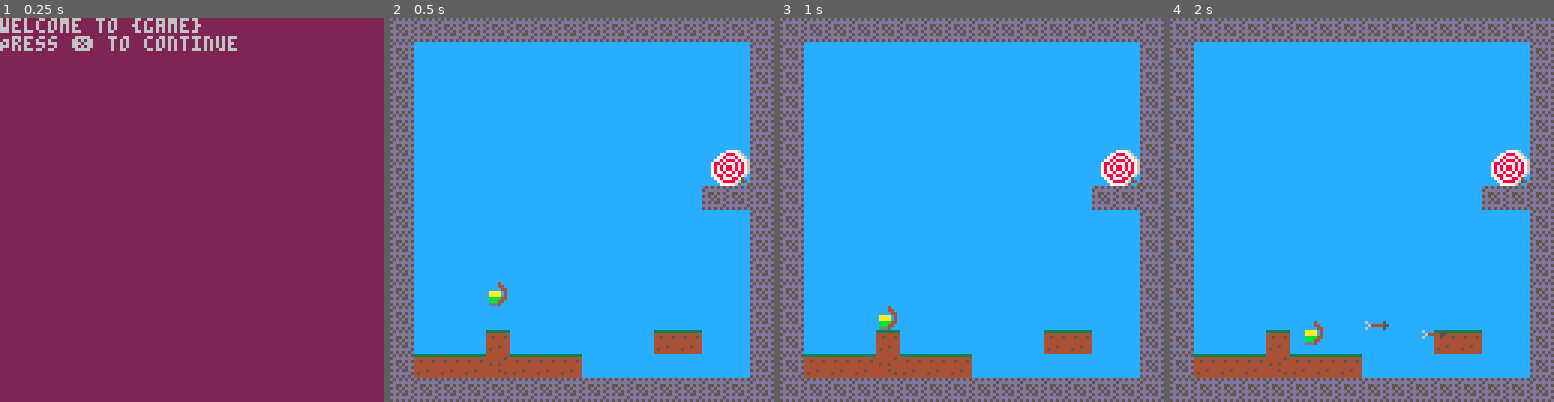
Above: before the commit, frames 1-4 (left to right).
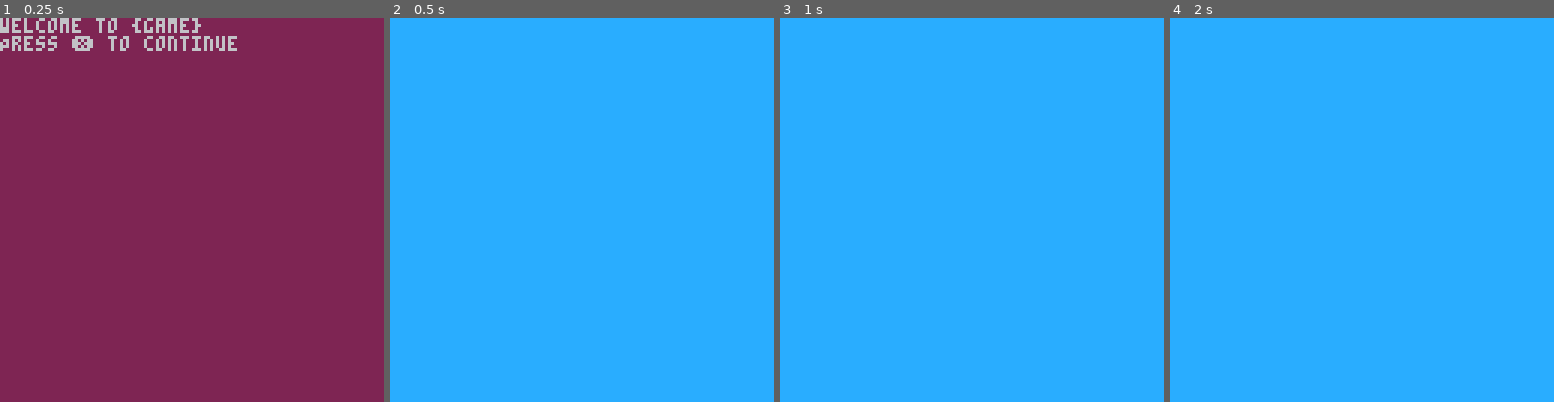
Above: after the commit, the same moments.

Repository: tupini07/games
Game: PICO-8 cartridge platformer/platformer.p8
The game is run twice, just before and just after one commit, with the same random seed, the same clock (stepped at 60 frames per second) and the same inputs.
Inputs:
- Up to frame 1 (0.25 s): no input
- Up to frame 2 (0.5 s): tap X (X key) at 0.33 s
- Up to frame 3 (1 s): tap O (Z key) at 0.7 s
- Up to frame 4 (2 s): tap X (X key) at 1.07, 1.85 s; hold Right from 1.6 s (still down); tap O (Z key) at 1.7 s

Frame 1 is identical in both runs. In frame 2, 29% of the frame differs, in the area x 0-100%, y 0-100%; in frame 3, 29%; in frame 4, 29%.

Commit message:
simple level win banner and logic

Diff:
--- a/platformer/platformer.p8
+++ b/platformer/platformer.p8
@@ -3,9 +3,22 @@
 __lua__
 package={loaded={},_c={}}
 package._c["managers/savefile"]=function()
+SAVE_DATA = {current_level = 1}
+
+local save_data_points = {current_level = 1}
+
+local function load_save_data()
+    SAVE_DATA.current_level = dget(save_data_points.current_level)
+end
+
 return {
-    init = function ()
+    init = function()
         cartdata("dadum_marksman")
+        load_save_data()
+    end,
+    load_save_data = load_save_data,
+    persist_save_data = function()
+        dset(save_data_points.current_level, SAVE_DATA.current_level)
     end
 }
 end
@@ -58,30 +71,54 @@
 local arrow = require("entities/arrow")
 local bullseye = require("entities/bullseye")
 
-local current_level = 1
+local savefile_manager = require("managers/savefile")
+local level_win = false
 
 local function level_init()
-    map.replace_entities(current_level)
-    camera_utils.focus_section(current_level) -- need to move this to a level manager
-end
-
-function WIN_LEVEL()
-    current_level = current_level + 1
-    level_init()
-end
+    map.replace_entities(SAVE_DATA.current_level)
+    camera_utils.focus_section(SAVE_DATA.current_level) -- need to move this to a level manager
+end
+
+function WIN_LEVEL() level_win = true end
 
 function LOSE_LEVEL() end
 
+local function level_win_update()
+    if btnp(5) then
+        level_win = false
+
+        SAVE_DATA.current_level = SAVE_DATA.current_level + 1
+        savefile_manager.persist_save_data()
+
+        level_init()
+    end
+end
+local function level_win_draw()
+    local lvl_map_coords = map.level_to_map_coords(SAVE_DATA.current_level)
+
+    local banner_x1 = lvl_map_coords.x * 8
+    local banner_y1 = lvl_map_coords.y * 8 + 48
+
+    local banner_x2 = banner_x1 + 128
+    local banner_y2 = banner_y1 + 46
+
+    rectfill(banner_x1, banner_y1, banner_x2, banner_y2, 7)
+    print("good job!", banner_x1 + 10, banner_y1 + 10, 5)
+    print("press ❎ to continue...", banner_x1 + 10, banner_y1 + 20, 5)
+end
+
 local function init()
-    current_level = 1
-
     player.init()
     level_init()
 end
 
 local function update()
-    player.update()
-    arrow.update_all()
+    if not level_win then
+        player.update()
+        arrow.update_all()
+    else
+        level_win_update()
+    end
 end
 
 local function draw()
@@ -91,6 +128,7 @@
     player.draw()
     bullseye.draw()
     arrow.draw_all()
+    if level_win then level_win_draw() end
 end
 
 return {init = init, update = update, draw = draw}
--- a/platformer/src/managers/savefile.lua
+++ b/platformer/src/managers/savefile.lua
@@ -1,5 +1,18 @@
+SAVE_DATA = {current_level = 1}
+
+local save_data_points = {current_level = 1}
+
+local function load_save_data()
+    SAVE_DATA.current_level = dget(save_data_points.current_level)
+end
+
 return {
-    init = function ()
+    init = function()
         cartdata("dadum_marksman")
+        load_save_data()
+    end,
+    load_save_data = load_save_data,
+    persist_save_data = function()
+        dset(save_data_points.current_level, SAVE_DATA.current_level)
     end
 }
--- a/platformer/src/states/game_state.lua
+++ b/platformer/src/states/game_state.lua
@@ -5,30 +5,54 @@
 local arrow = require("entities/arrow")
 local bullseye = require("entities/bullseye")
 
-local current_level = 1
+local savefile_manager = require("managers/savefile")
+local level_win = false
 
 local function level_init()
-    map.replace_entities(current_level)
-    camera_utils.focus_section(current_level) -- need to move this to a level manager
+    map.replace_entities(SAVE_DATA.current_level)
+    camera_utils.focus_section(SAVE_DATA.current_level) -- need to move this to a level manager
 end
 
-function WIN_LEVEL()
-    current_level = current_level + 1
-    level_init()
-end
+function WIN_LEVEL() level_win = true end
 
 function LOSE_LEVEL() end
 
+local function level_win_update()
+    if btnp(5) then
+        level_win = false
+
+        SAVE_DATA.current_level = SAVE_DATA.current_level + 1
+        savefile_manager.persist_save_data()
+
+        level_init()
+    end
+end
+local function level_win_draw()
+    local lvl_map_coords = map.level_to_map_coords(SAVE_DATA.current_level)
+
+    local banner_x1 = lvl_map_coords.x * 8
+    local banner_y1 = lvl_map_coords.y * 8 + 48
+
+    local banner_x2 = banner_x1 + 128
+    local banner_y2 = banner_y1 + 46
+
+    rectfill(banner_x1, banner_y1, banner_x2, banner_y2, 7)
+    print("good job!", banner_x1 + 10, banner_y1 + 10, 5)
+    print("press ❎ to continue...", banner_x1 + 10, banner_y1 + 20, 5)
+end
+
 local function init()
-    current_level = 1
-
     player.init()
     level_init()
 end
 
 local function update()
-    player.update()
-    arrow.update_all()
+    if not level_win then
+        player.update()
+        arrow.update_all()
+    else
+        level_win_update()
+    end
 end
 
 local function draw()
@@ -38,6 +62,7 @@
     player.draw()
     bullseye.draw()
     arrow.draw_all()
+    if level_win then level_win_draw() end
 end
 
 return {init = init, update = update, draw = draw}
